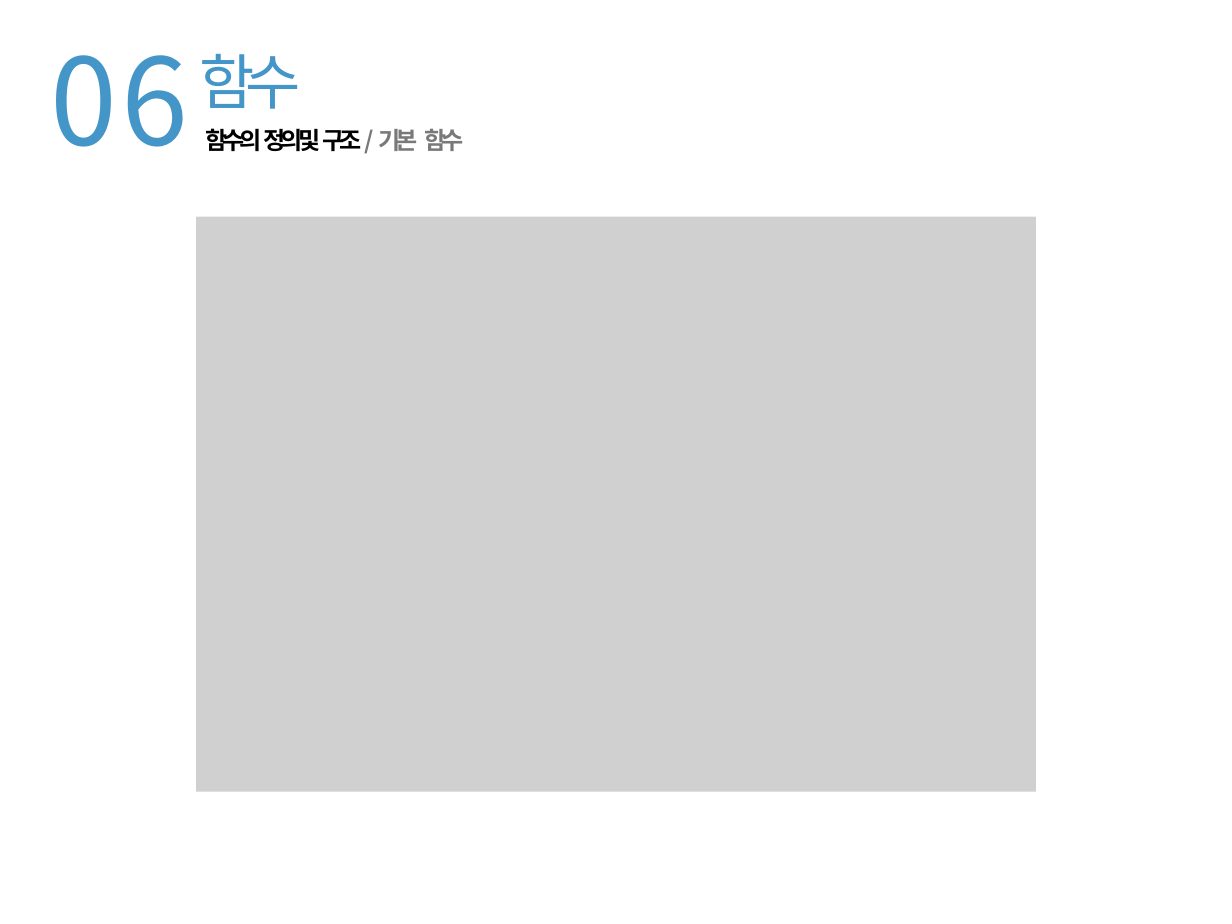
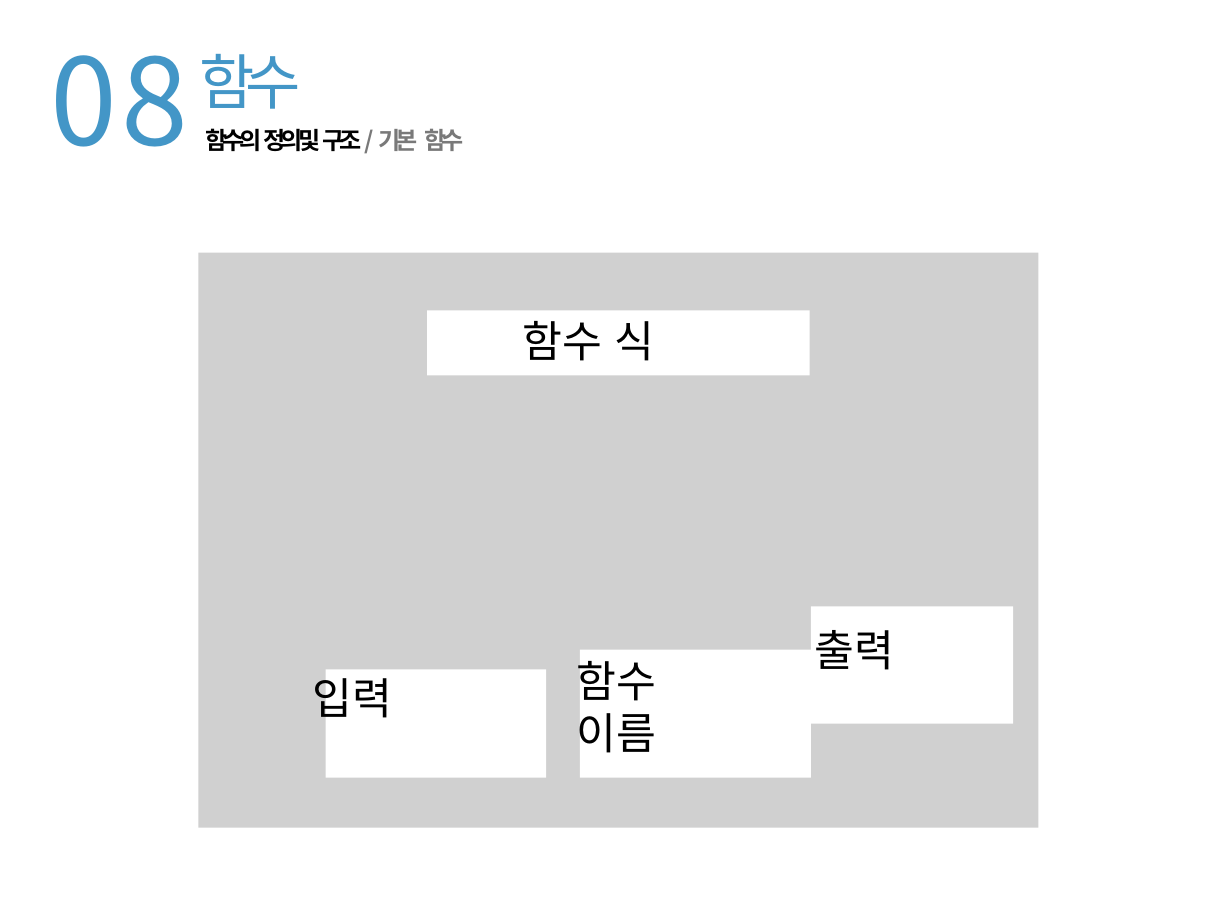
Before and after one commit to hanyang-software-volunteerer/2017-09-software-volunteerer, a slide deck: slide 83 of ppt-for-edit/2017소프트웨어봉사단_0404 (1).pptx (slide 41 before the commit). Drawn at 1232x924 pixels with LibreOffice and Linux fonts; fonts in the diff are those of the drawing; grey boxes stand for pictures. Boxes give left, top, right and bottom in pixels: in the first picture for what was removed or moved away, otherwise in the second. Text is boxed around its words. In the diff, an @@ line names an element or a change of style, - is before the commit and + after.

```diff
--- a/ppt-for-edit/2017소프트웨어봉사단_0404 (1).pptx
+++ b/ppt-for-edit/2017소프트웨어봉사단_0404 (1).pptx
@@ text at [50, 55, 188, 147]: text changed @@
-06
+08
@@ picture: place and size @@
-picture at [196, 217, 1035, 792]
+picture at [198, 253, 1038, 828]
@@ rectangle added at [427, 310, 810, 375], fill #FFFFFF @@
@@ text added at [522, 321, 654, 361], 36 pt, text #000000 @@
+함수 식
@@ rectangle added at [811, 606, 1013, 723], fill #FFFFFF @@
@@ text added at [577, 653, 657, 760], 36 pt, text #000000 @@
+함수 이름
@@ rectangle added at [580, 650, 811, 778], fill #FFFFFF @@
@@ text added at [814, 630, 894, 670], 36 pt, text #000000 @@
+출력
@@ text added at [312, 671, 392, 726], 36 pt, text #000000 @@
+입력
@@ rectangle added at [326, 670, 547, 778], fill #FFFFFF @@
```
Also in this commit, not shown: 49 other slides changed, 2 slides added, 5 slides removed, 2 other files.
